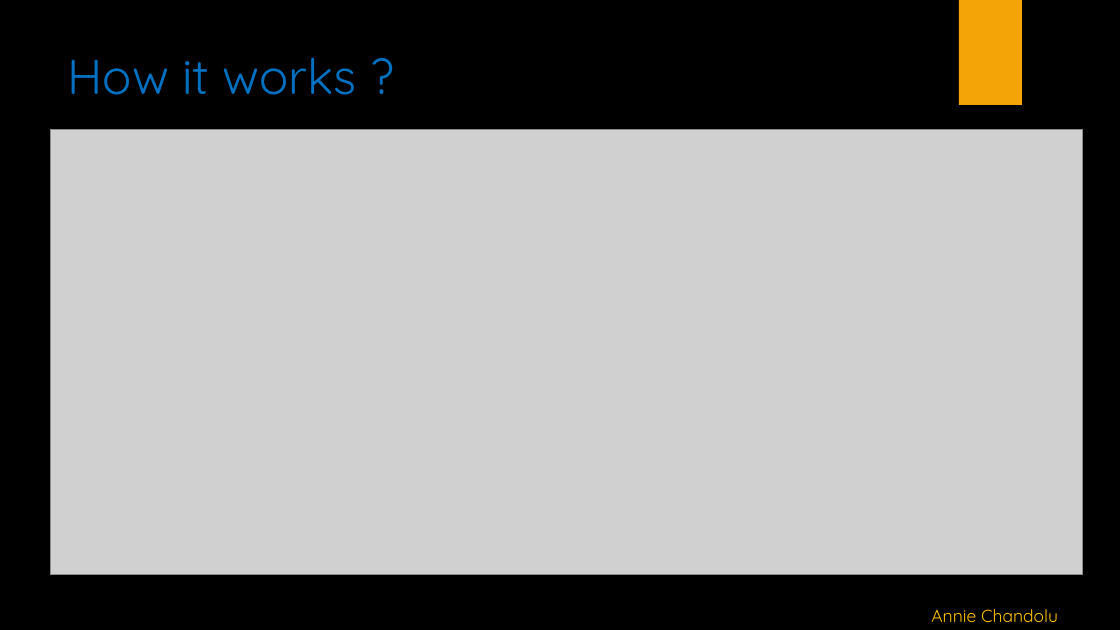
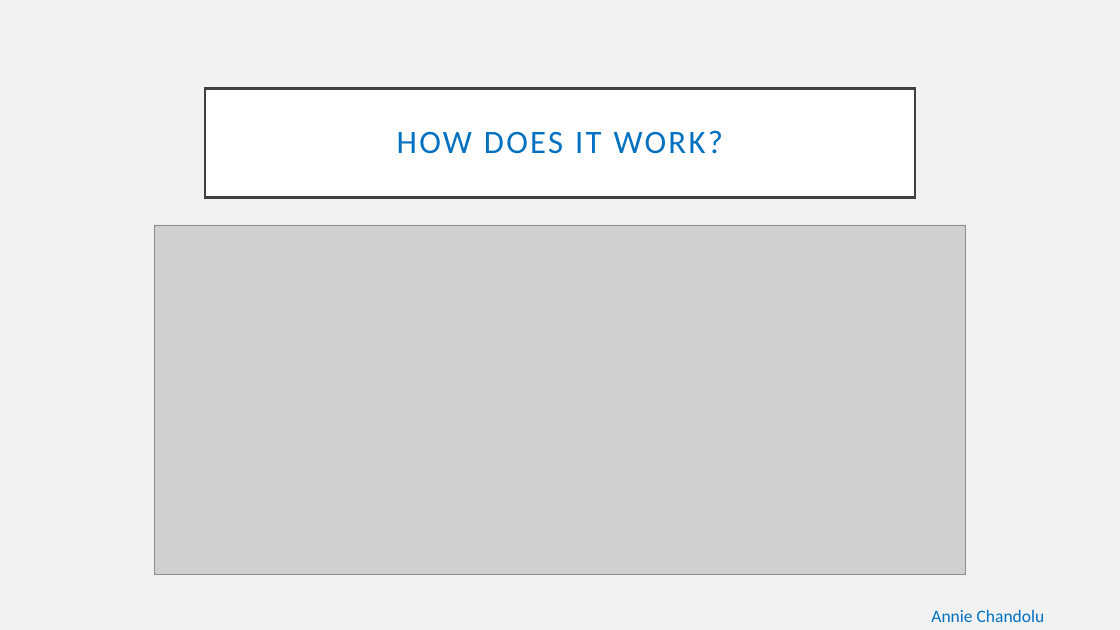
Before and after one commit to alekhyajaddu/alexa-project, a slide deck: slide 11 of Alexa ppt.pptx. Drawn at 1120x630 pixels with LibreOffice and Linux fonts; fonts in the diff are those of the drawing; grey boxes stand for pictures; background and template pictures are left out. Boxes give left, top, right and bottom in pixels: in the first picture for what was removed or moved away, otherwise in the second. Text is boxed around its words. In the diff, an @@ line names an element or a change of style, - is before the commit and + after.

```diff
--- a/Alexa ppt.pptx
+++ b/Alexa ppt.pptx
@@ background picture (left out) to #F2F2F2 @@
@@ rectangle removed at (959,0,1022,105) @@
@@ title "HOW DOES IT WORK?": place and size @@
-title "HOW DOES IT WORK?" at (68,57,357,95)
+title "HOW DOES IT WORK?" at (205,88,915,197)
@@ title "HOW DOES IT WORK?" at (205,88,915,197): vertical alignment top to middle; fill none to #FFFFFF; outline none to #404040 2.5 pt @@
@@ title at (397,130,723,154): text changed; size 42 to 28 pt; font Quicksand to Calibri @@
-How it works ?
+HOW DOES IT WORK?
@@ picture: place and size @@
-picture at (50,129,1083,574)
+picture at (155,225,966,575)
@@ text "Annie Chandolu" at (931,610,1045,622): font Quicksand to Calibri, text colour #FFC000 to #0070C0 @@
```
Also in this commit, not shown: 18 other slides changed.
